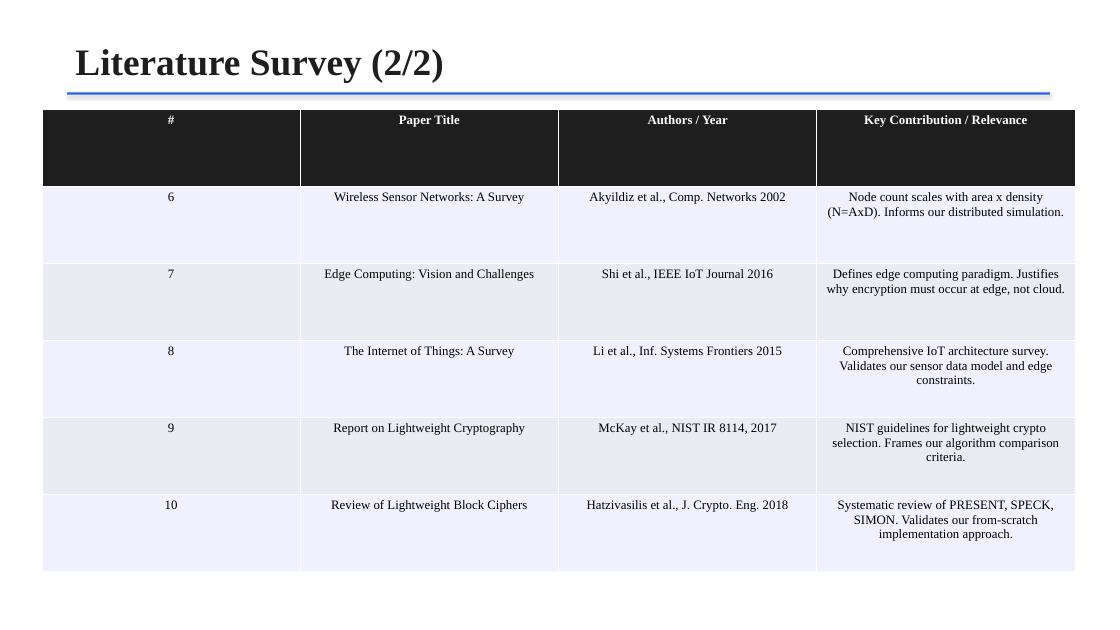
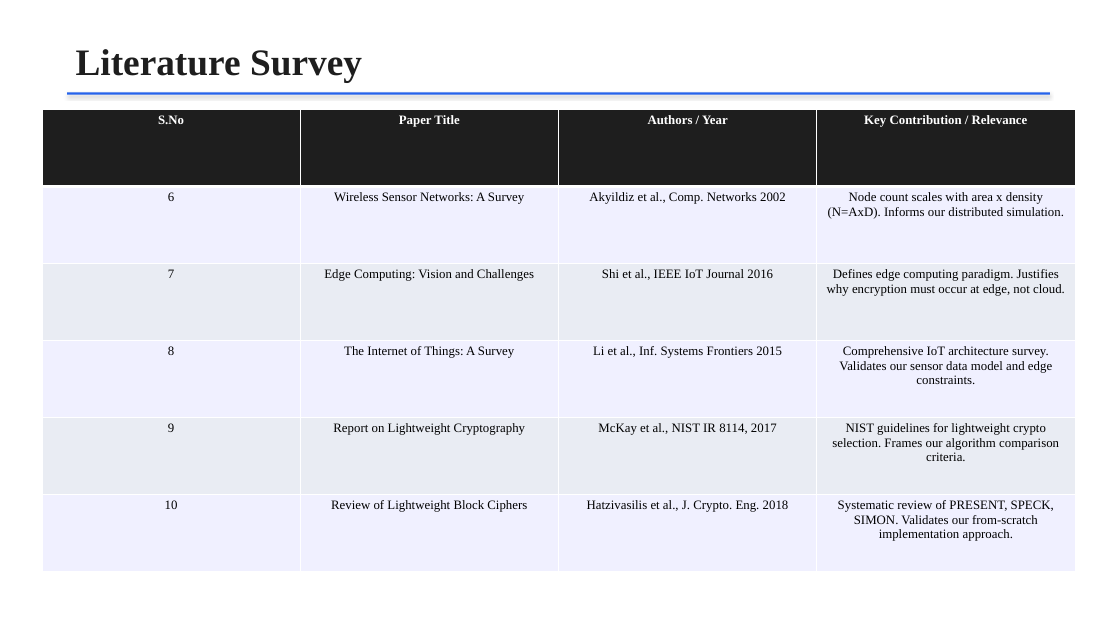
Before and after one commit to Krish6115/Distributed_Systems, a slide deck: slide 5 of Encryption_Edge_Devices_Presentation.pptx. Drawn at 1120x630 pixels with LibreOffice and Linux fonts; fonts in the diff are those of the drawing. Boxes give left, top, right and bottom in pixels: in the first picture for what was removed or moved away, otherwise in the second. Text is boxed around its words. In the diff, an @@ line names an element or a change of style, - is before the commit and + after.

```diff
--- a/Encryption_Edge_Devices_Presentation.pptx
+++ b/Encryption_Edge_Devices_Presentation.pptx
@@ text at (76,49,362,82): text changed @@
-Literature Survey (2/2)
+Literature Survey
@@ table at (42,109,1077,571) @@
-row 1, column 1: #
+row 1, column 1: S.No
```
Also in this commit, not shown: 8 other slides changed, 1 slide removed, 1 other file.
